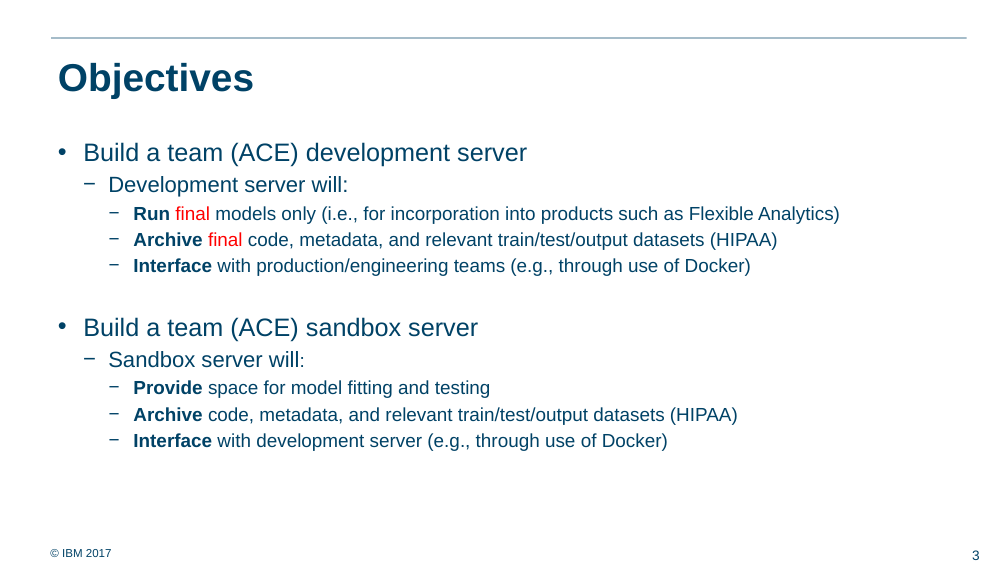
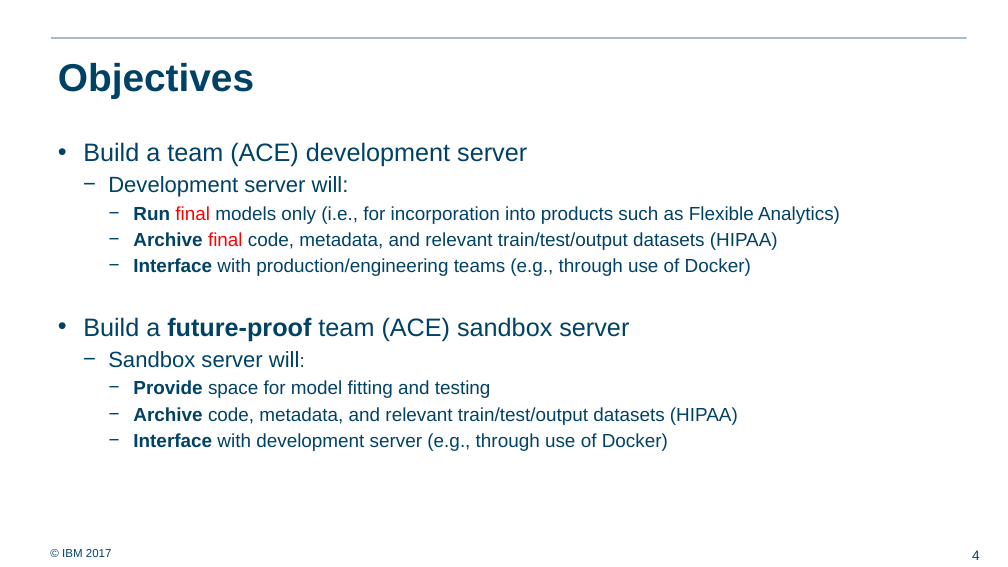
Before and after one commit to ralf0615/Analytics_project_backlog, a slide deck: slide 4 of Analytics_server_setup_v3.pptx (slide 3 before the commit). Drawn at 1008x567 pixels with LibreOffice and Linux fonts; fonts in the diff are those of the drawing; background and template pictures are left out. Boxes give left, top, right and bottom in pixels: in the first picture for what was removed or moved away, otherwise in the second. Text is boxed around its words. In the diff, an @@ line names an element or a change of style, - is before the commit and + after.

```diff
--- a/Analytics_server_setup_v3.pptx
+++ b/Analytics_server_setup_v3.pptx
@@ text at (83, 317, 629, 342): text changed @@
-• Build a team (ACE) sandbox server
+• Build a future-proof team (ACE) sandbox server
@@ page number at (972, 550, 980, 560): text changed @@
-3
+4
```
Also in this commit, not shown: 6 other slides changed, 2 slides added, 1 slide removed, 4 other files.
